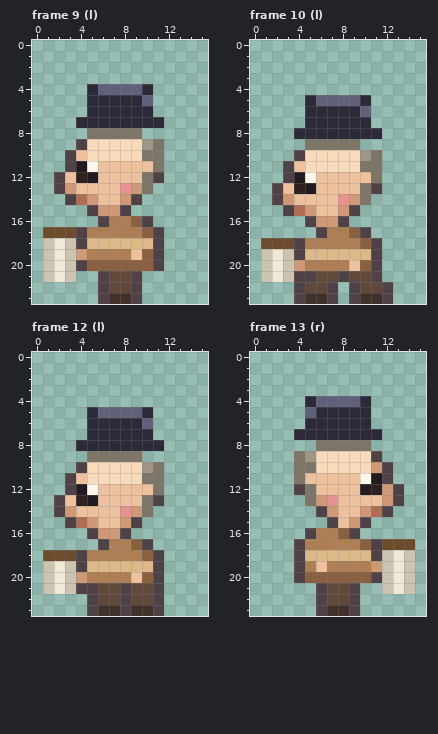
File history of a pixel-art file, ArtReview/C1-Walk/dakmok_chief.aseprite. Above is the file before it was changed.
16x24 pixels, 16 frames. Shown: frame 9 (l), frame 10 (l), frame 12 (l), frame 13 (r). The commit also changed other frames, which this record leaves out.
New version:
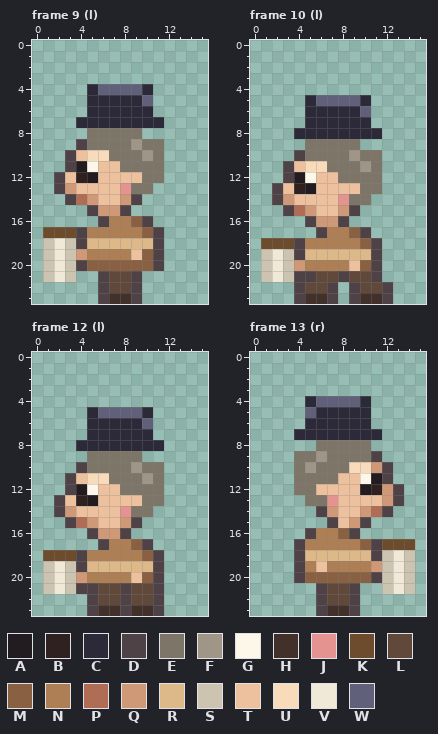
Palette (. is transparent): A #221b20  B #2e2120  C #2c2a38  D #4f4246  E #7e7569  F #9f9688  G #fdf7e9  H #42302a  J #e49390  K #6c4c2d  L #60483a  M #896042  N #ae7f55  P #af6d55  Q #cf9977  R #ddb989  S #ccc3b1  T #edc19d  U #f8dbba  V #f1e9d8  W #60607a
Changes in this commit:
--- frame 9 (l)
@@ x 3..13 @@
  8 ..EEEEE....
- 9 .DUUUUUFE..
-10 DTUUUUUEE..
-11 DAGTTTTTE..
-12 TBATTTTED..
-13 QTTTTJQE...
+ 9 .DEEEEFEE..
+10 DTUUEEEFE..
+11 DAGTTEEEE..
+12 TBATTTTEE..
+13 QTTTTJEE...
 14 DPQTTQD....
--- frame 10 (l)
@@ x 3..13 @@
  9 ..EEEEE....
-10 .DUUUUUFE..
-11 DTUUUUUEE..
-12 DAGTTTTTE..
-13 TBATTTTED..
-14 QTTTTJQE...
+10 .DEEEEFEE..
+11 DTUUEEEFE..
+12 DAGTTEEEE..
+13 TBATTTTEE..
+14 QTTTTJEE...
 15 DPQTTQD....
--- frame 12 (l): the same change as frame 10 (l)
--- frame 13 (r)
@@ x 2..12 @@
  8 ....EEEEE..
- 9 ..EFUUUUUD.
-10 ..EEUUUUUQD
-11 ..ETTTTTGAD
-12 ..DETTTTABQ
-13 ...EQJTTTTQ
+ 9 ..EEFEEEED.
+10 ..EFEEEUUQD
+11 ..EEEETTGAD
+12 ..EETTTTABQ
+13 ...EEJTTTTQ
 14 ....DQTTQPD
Pixel boxes of the changes (left, top, right, bottom) in both pictures:
changed: (87, 139, 164, 194)
changed: (305, 150, 382, 205)
changed: (87, 462, 164, 517)
changed: (294, 451, 371, 506)
